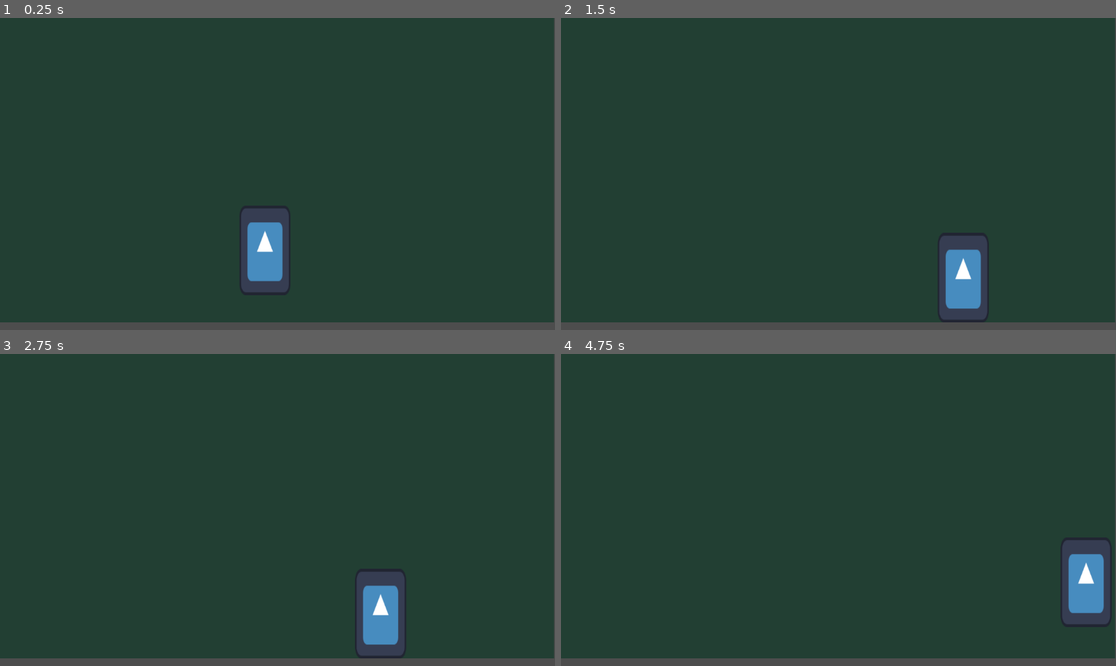
Above: before the commit, frames 1-4 (two rows, left to right).
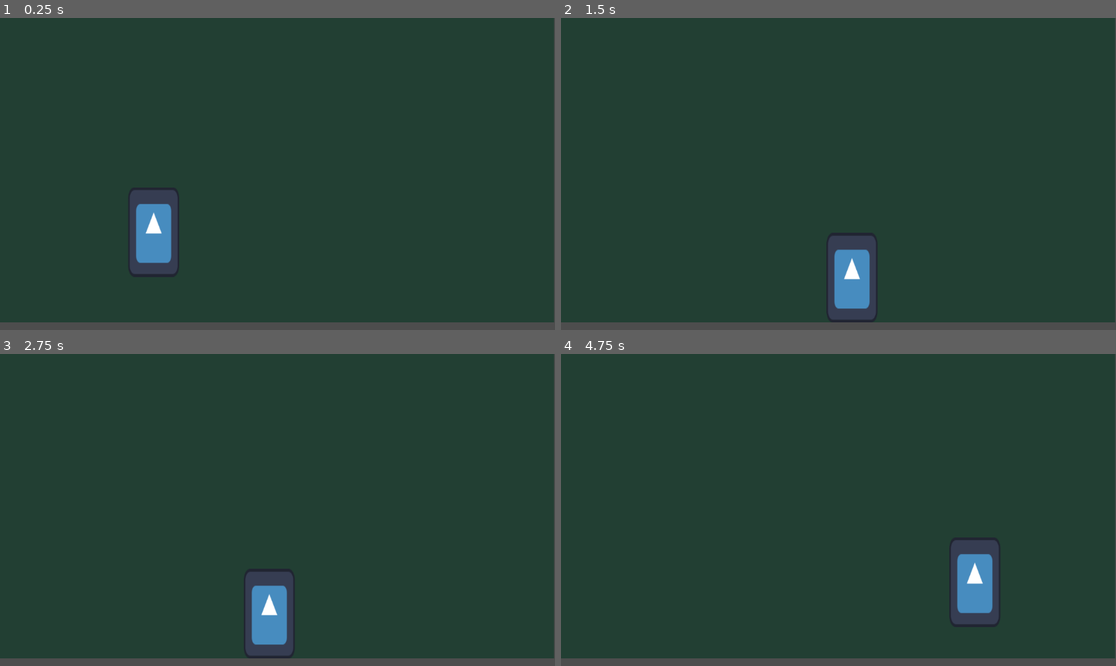
Above: after the commit, the same moments.

Repository: ezemllerwu-ship-it/taggFRFR
Game: Godot game, scene res://scene/room_manager.tscn
Same seed, same stepped clock (60 frames per second), same inputs: the game is played once before the commit and once after it. The engine's default icon, where the game draws it, is replaced by a stand-in: a white triangle on a blue panel in a dark square.
Inputs:
- Up to frame 1 (0.25 s): no input
- Up to frame 2 (1.5 s): tap Enter (ui_accept) at 0.5, 0.77 s; hold Right (ui_right) from 0.53 s (still down)
- Up to frame 3 (2.75 s): tap Enter (ui_accept) at 1.52 s; release Right (ui_right) at 2.03 s; hold Left (ui_left) from 2.03 s (still down)
- Up to frame 4 (4.75 s): release Left (ui_left) at 2.78 s; hold Right (ui_right) 2.78-4.28 s; tap Enter (ui_accept) at 3.02, 3.77, 4.52 s; hold Left (ui_left) from 4.28 s (still down)

The runs differ from the first frame. In frame 1, 5.0% of the frame differs, in the area x 23-53%, y 54-89%; in frame 2, 5.0%; in frame 3, 5.0%; in frame 4, 4.9%.

Commit message:
room 1 to 2 is working kinda

Diff:
--- a/tag#/project.godot
+++ b/tag#/project.godot
@@ -16,5 +16,5 @@
 
 config/name="Tag#"
 run/main_scene="uid://b5icli7mdkj1i"
-config/features=PackedStringArray("4.6", "Forward Plus")
+config/features=PackedStringArray("4.4", "Forward Plus")
 config/icon="res://ass/icon.svg"
--- a/tag#/scene/player.tscn
+++ b/tag#/scene/player.tscn
@@ -6,14 +6,15 @@
 [sub_resource type="RectangleShape2D" id="RectangleShape2D_hjaqi"]
 size = Vector2(106, 185)
 
-[node name="player" type="CharacterBody2D" unique_id=1816085636]
+[node name="player" type="CharacterBody2D"]
+z_index = 2
 script = ExtResource("1_hjaqi")
 
-[node name="Sprite2D" type="Sprite2D" parent="." unique_id=730426521]
-position = Vector2(54, 93)
-scale = Vector2(0.828125, 1.453125)
-texture = ExtResource("1_xo3ru")
-
-[node name="CollisionShape2D" type="CollisionShape2D" parent="." unique_id=800419986]
+[node name="CollisionShape2D" type="CollisionShape2D" parent="."]
 position = Vector2(54, 93)
 shape = SubResource("RectangleShape2D_hjaqi")
+
+[node name="Sprite2D" type="Sprite2D" parent="."]
+position = Vector2(54, 93)
+scale = Vector2(0.828125, 1.45313)
+texture = ExtResource("1_xo3ru")
--- a/tag#/scene/room_1.tscn
+++ b/tag#/scene/room_1.tscn
@@ -8,25 +8,25 @@
 [sub_resource type="RectangleShape2D" id="RectangleShape2D_p56th"]
 size = Vector2(49.5, 254)
 
-[node name="room_1" type="Node2D" unique_id=372911137]
+[node name="room_1" type="Node2D"]
 script = ExtResource("1_p56th")
 
-[node name="ColorRect" type="ColorRect" parent="." unique_id=434032550]
+[node name="ColorRect" type="ColorRect" parent="."]
 offset_right = 1150.0
 offset_bottom = 632.0
-color = Color(0.13333334, 0.24705882, 0.2, 1)
+color = Color(0.133333, 0.247059, 0.2, 1)
 
-[node name="StaticBody2D" type="StaticBody2D" parent="." unique_id=108674404]
+[node name="StaticBody2D" type="StaticBody2D" parent="."]
 
-[node name="CollisionShape2D" type="CollisionShape2D" parent="StaticBody2D" unique_id=542066504]
+[node name="CollisionShape2D" type="CollisionShape2D" parent="StaticBody2D"]
 shape = SubResource("WorldBoundaryShape2D_kx5kc")
 
-[node name="spawn" type="Marker2D" parent="." unique_id=895976375]
-position = Vector2(496, 361)
+[node name="spawn" type="Marker2D" parent="."]
+position = Vector2(265, 323)
 
-[node name="leve" type="Area2D" parent="." unique_id=444227032]
+[node name="leve" type="Area2D" parent="."]
 
-[node name="CollisionShape2D" type="CollisionShape2D" parent="leve" unique_id=1758605258]
+[node name="CollisionShape2D" type="CollisionShape2D" parent="leve"]
 position = Vector2(1080, 437)
 shape = SubResource("RectangleShape2D_p56th")
 
--- a/tag#/scene/room_2.tscn
+++ b/tag#/scene/room_2.tscn
@@ -1,16 +1,19 @@
-[gd_scene format=3 uid="uid://l4h0pxg6wj5i"]
+[gd_scene load_steps=2 format=3 uid="uid://l4h0pxg6wj5i"]
 
 [sub_resource type="WorldBoundaryShape2D" id="WorldBoundaryShape2D_kx5kc"]
 distance = -632.0
 
-[node name="room_2" type="Node2D" unique_id=372911137]
+[node name="room_2" type="Node2D"]
 
-[node name="ColorRect" type="ColorRect" parent="." unique_id=434032550]
+[node name="ColorRect" type="ColorRect" parent="."]
 offset_right = 1150.0
 offset_bottom = 632.0
-color = Color(0.39051932, 2.3463741e-05, 0.32098863, 1)
+color = Color(0.390519, 2.34637e-05, 0.320989, 1)
 
-[node name="StaticBody2D" type="StaticBody2D" parent="." unique_id=108674404]
+[node name="StaticBody2D" type="StaticBody2D" parent="."]
 
-[node name="CollisionShape2D" type="CollisionShape2D" parent="StaticBody2D" unique_id=542066504]
+[node name="CollisionShape2D" type="CollisionShape2D" parent="StaticBody2D"]
 shape = SubResource("WorldBoundaryShape2D_kx5kc")
+
+[node name="Marker2D" type="Marker2D" parent="."]
+position = Vector2(588, 310)
--- a/tag#/scene/room_manager.tscn
+++ b/tag#/scene/room_manager.tscn
@@ -1,6 +1,6 @@
-[gd_scene format=3 uid="uid://b5icli7mdkj1i"]
+[gd_scene load_steps=2 format=3 uid="uid://b5icli7mdkj1i"]
 
 [ext_resource type="Script" uid="uid://cg1m4ajrqle5h" path="res://script/room_manager.gd" id="1_koe2p"]
 
-[node name="room_manager" type="Node2D" unique_id=276680050]
+[node name="room_manager" type="Node2D"]
 script = ExtResource("1_koe2p")
--- /dev/null
+++ b/tag#/scene/start_screen.tscn
@@ -0,0 +1,20 @@
+[gd_scene load_steps=2 format=3 uid="uid://ojnpxkchi1t7"]
+
+[ext_resource type="Script" uid="uid://cfhj4l13wj7ap" path="res://script/start_screen.gd" id="1_gkif4"]
+
+[node name="start screen" type="Node2D"]
+script = ExtResource("1_gkif4")
+
+[node name="ColorRect" type="ColorRect" parent="."]
+offset_right = 1152.0
+offset_bottom = 645.0
+color = Color(0.219501, 0.219501, 0.219501, 1)
+
+[node name="Button" type="Button" parent="."]
+offset_left = 354.0
+offset_top = 215.0
+offset_right = 789.0
+offset_bottom = 378.0
+text = "start"
+
+[connection signal="pressed" from="Button" to="." method="_on_button_pressed"]
--- a/tag#/script/room_1.gd
+++ b/tag#/script/room_1.gd
@@ -1,17 +1,19 @@
 extends Node2D
 
+@onready var room_2 = load("res://scene/room_2.tscn")
+@onready var room_manager = get_parent()
+
+func _ready() -> void:
+	var spawn = $spawn.global_position
+	var wanted = room_2
+	room_manager.set_wanted_room(wanted)
+	room_manager.set_spawn(spawn)
 
 
-# Called when the node enters the scene tree for the first time.
-func _ready() -> void:
-	var spawn = $spawn.global_position
-	print("yippe")
-	var room_manager = get_parent()
-	room_manager.set_spawn($spawn)
-
-# Called every frame. 'delta' is the elapsed time since the previous frame.
 func _process(delta: float) -> void:
 	pass
 
 func _on_leve_body_entered(body: Node2D) -> void:
-	var room_manager = get_parent()
+	room_manager.spawn_room()
+	$player.queue_free()
+	room_manager.spawn_player()
--- a/tag#/script/room_manager.gd
+++ b/tag#/script/room_manager.gd
@@ -1,33 +1,35 @@
 extends Node2D
 
-var player = load("res://scene/player.tscn")
+@onready var player = load("res://scene/player.tscn")
 
-var room_1 = load("res://scene/room_1.tscn")
-var room_2 = load("res://scene/room_2.tscn")
+@onready var room_1 = load("res://scene/room_1.tscn")
+@onready var room_2 = load("res://scene/room_2.tscn")
 
 var spawn_position
-# Called when the node enters the scene tree for the first time.
+var wanted_room
+
 func _ready() -> void:
-	spawn_room_1()
+	wanted_room = room_1
+	spawn_room()
 	spawn_player()
 
-#func reset():
-	#var child = get_children()
-	#if child :
-		#print("done")
-		#else
+func spawn_room():
+	var top_node = $"."
+	var room = wanted_room.instantiate()
+	top_node.add_child(room)
 
-func spawn_room_1():
-	var room = room_1.instantiate()
-	add_child(room)
+
 
 func spawn_player():
-	var spawned_player = player.instantiate()
-	spawn_position.add_child(spawned_player)
+	var player = player.instantiate()
+	add_child(player)
+	player.global_position = spawn_position
 
 func set_spawn(spawn):
 	spawn_position = spawn
 
+func set_wanted_room(wanted):
+	wanted_room = wanted
 
 # Called every frame. 'delta' is the elapsed time since the previous frame.
 func _process(delta: float) -> void:
--- /dev/null
+++ b/tag#/script/start_screen.gd
@@ -0,0 +1,5 @@
+extends Node2D
+
+
+func _on_button_pressed() -> void:
+	print("yippe")
Not shown, changed: tag#/ass/icon.svg.import
Not shown: 1 places in tag#/scene/player.tscn that only renumber resources
Not shown: 1 places in tag#/scene/room_1.tscn that only renumber resources
Not shown, added: tag#/script/start_screen.gd.uid
